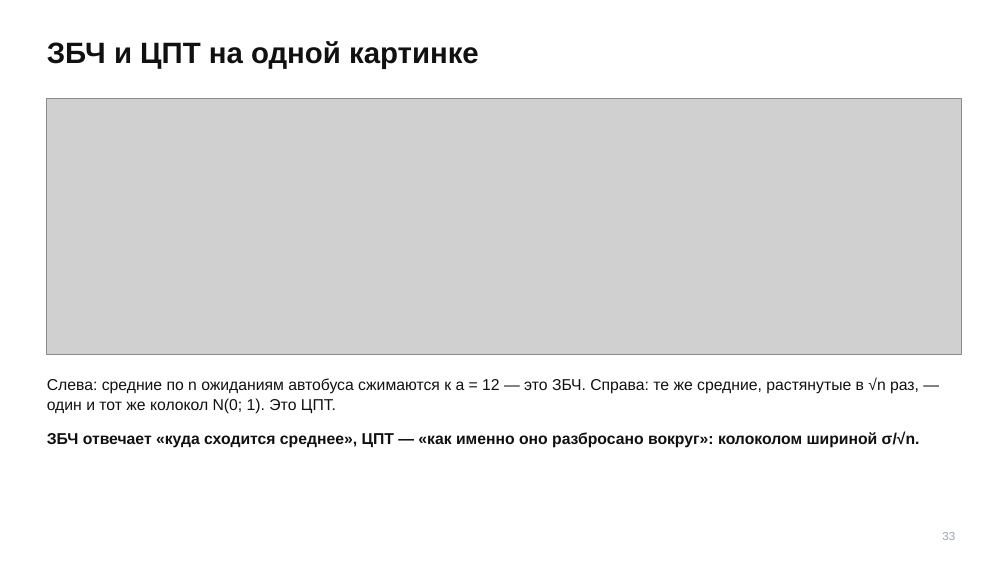
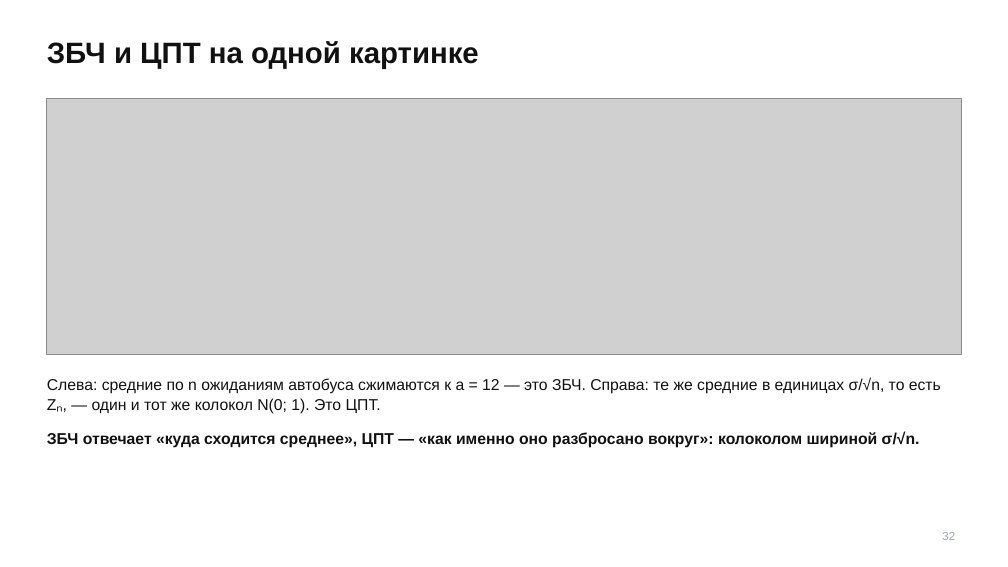
Before and after one commit to TheTonyPub/probability-theory-2026, a slide deck: slide 32 of lectures/07_lln-clt.pptx (slide 33 before the commit). Drawn at 1008x567 pixels with LibreOffice and Linux fonts; fonts in the diff are those of the drawing; grey boxes stand for pictures. Boxes give left, top, right and bottom in pixels: in the first picture for what was removed or moved away, otherwise in the second. Text is boxed around its words. In the diff, an @@ line names an element or a change of style, - is before the commit and + after.

```diff
--- a/lectures/07_lln-clt.pptx
+++ b/lectures/07_lln-clt.pptx
@@ text at [47, 377, 941, 414]: text changed @@
-Слева: средние по n ожиданиям автобуса сжимаются к a = 12 — это ЗБЧ. Справа: те же средние, растянутые в √n раз, — один и тот же колокол N(0; 1). Это ЦПТ.
+Слева: средние по n ожиданиям автобуса сжимаются к a = 12 — это ЗБЧ. Справа: те же средние в единицах σ/√n, то есть Zₙ, — один и тот же колокол N(0; 1). Это ЦПТ.
```
Also in this commit, not shown: 9 other slides changed, 3 slides added, 2 slides removed, 1 other file.
